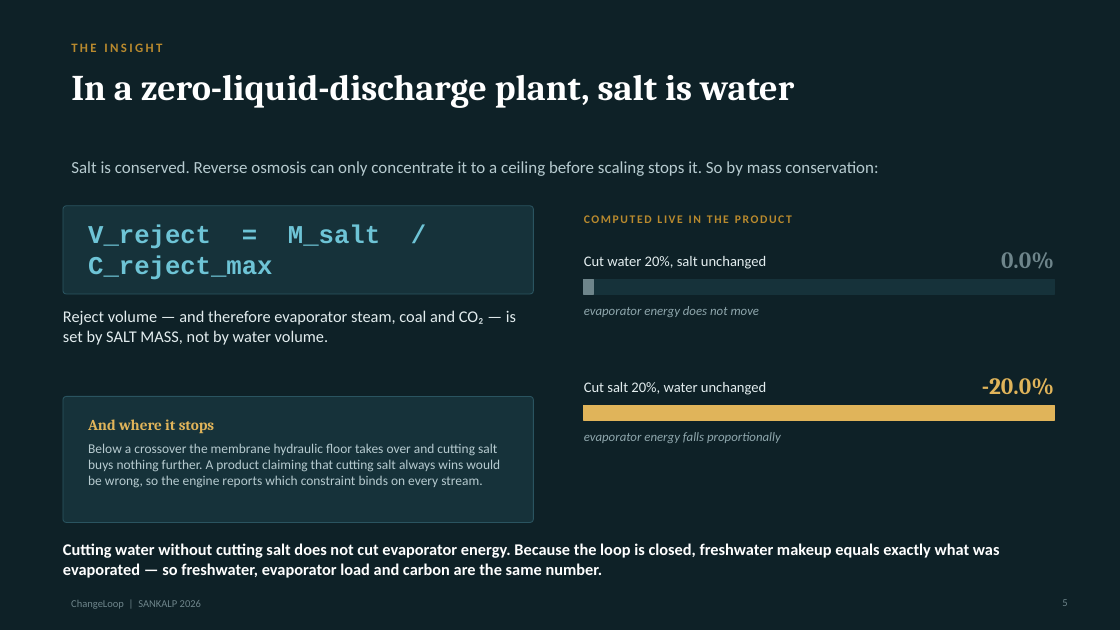
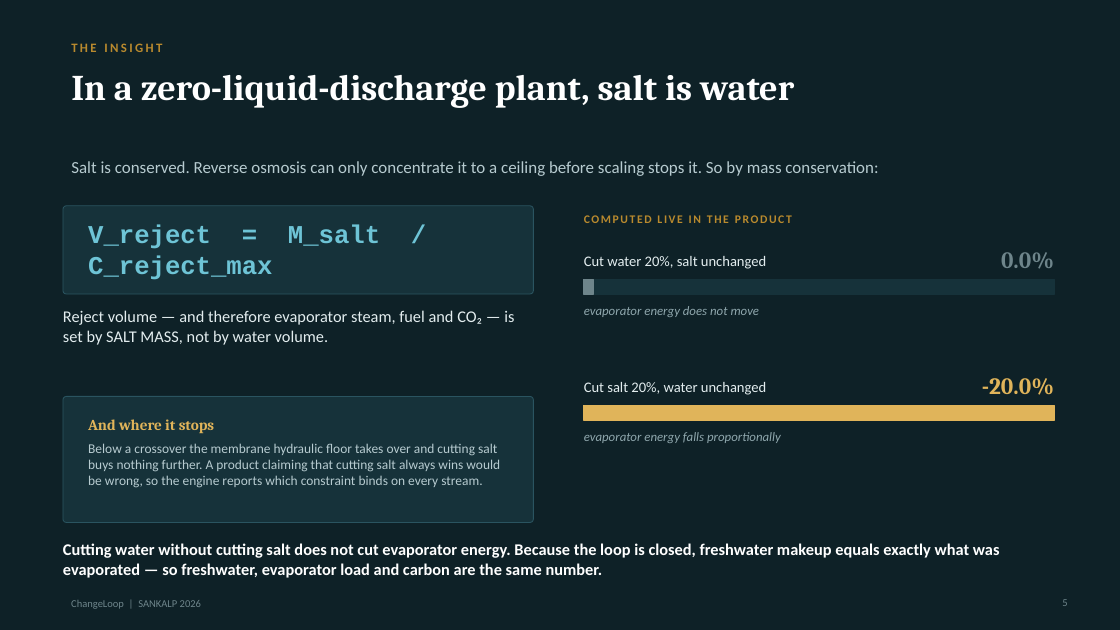
Before and after one commit to shoryamittal/Changeloop-water-intelligence-, a slide deck: slide 5 of submission/ChangeLoop_SANKALP_2026.pptx. Drawn at 1120x630 pixels with LibreOffice and Linux fonts; fonts in the diff are those of the drawing. Boxes give left, top, right and bottom in pixels: in the first picture for what was removed or moved away, otherwise in the second. Text is boxed around its words. In the diff, an @@ line names an element or a change of style, - is before the commit and + after.

```diff
--- a/submission/ChangeLoop_SANKALP_2026.pptx
+++ b/submission/ChangeLoop_SANKALP_2026.pptx
@@ text at bbox=[63, 310, 514, 345]: text changed @@
-Reject volume — and therefore evaporator steam, coal and CO₂ — is set by SALT MASS, not by water volume.
+Reject volume — and therefore evaporator steam, fuel and CO₂ — is set by SALT MASS, not by water volume.
```
Also in this commit, not shown: 5 other slides changed, 32 other files.
